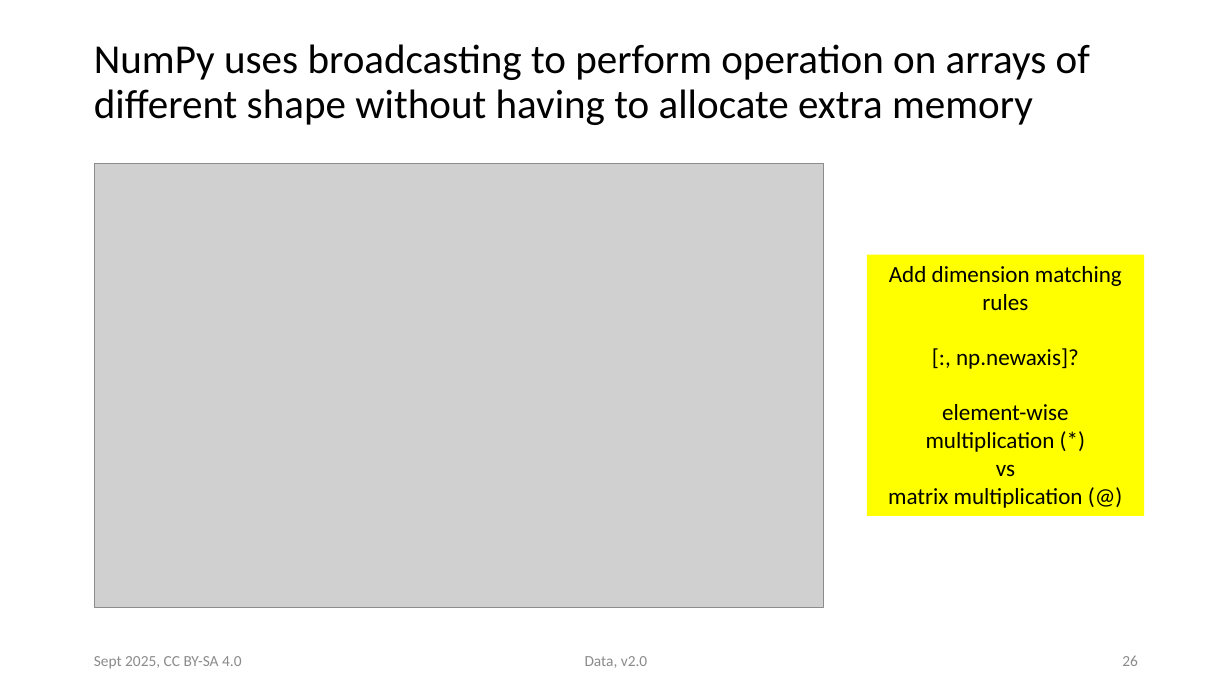
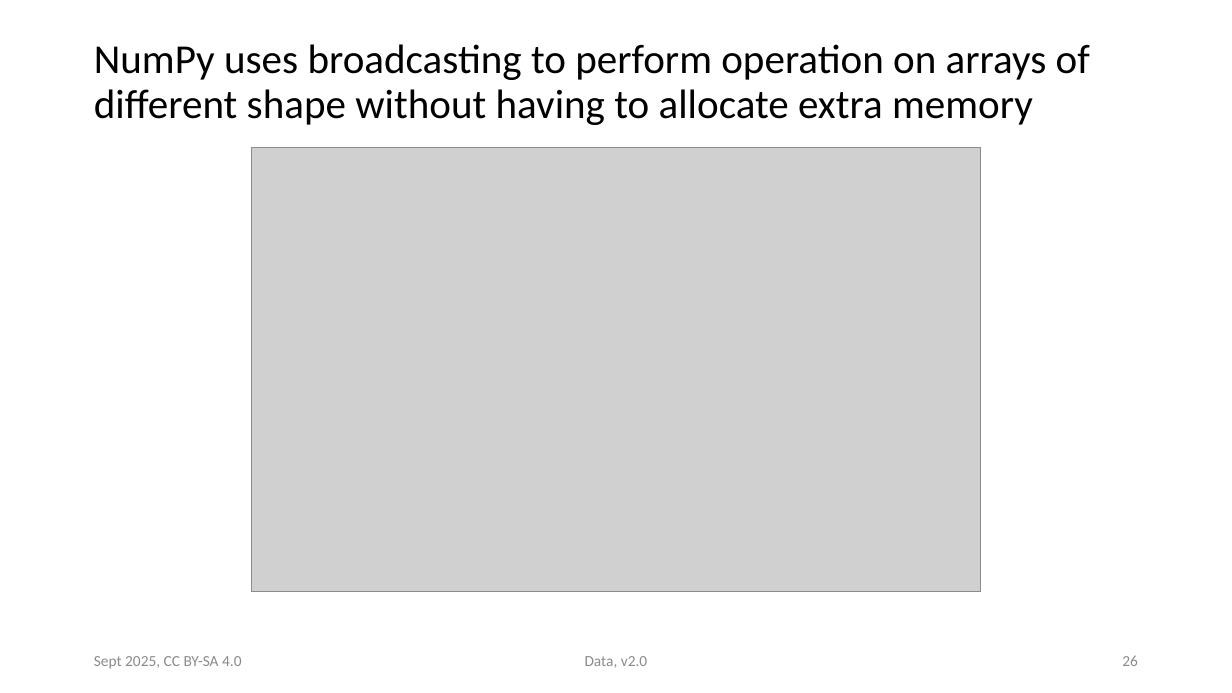
Before and after one commit to victoris93/data_class, a slide deck: slide 26 of numpy.pptx. Drawn at 1232x693 pixels with LibreOffice and Linux fonts; fonts in the diff are those of the drawing; grey boxes stand for pictures. Boxes give left, top, right and bottom in pixels: in the first picture for what was removed or moved away, otherwise in the second. Text is boxed around its words. In the diff, an @@ line names an element or a change of style, - is before the commit and + after.

Commit message:
Complete broadcasting part of numpy

```diff
--- a/numpy.pptx
+++ b/numpy.pptx
@@ picture: place and size @@
-picture at [94,164,823,607]
+picture at [251,148,981,592]
@@ rectangle removed at [867,255,1144,517] @@
-Add dimension matching rules
-[:, np.newaxis]?
-element-wise multiplication (*)
-vs
-matrix multiplication (@)
```
Also in this commit, not shown: 4 other slides changed, 3 slides added, 2 other files.
